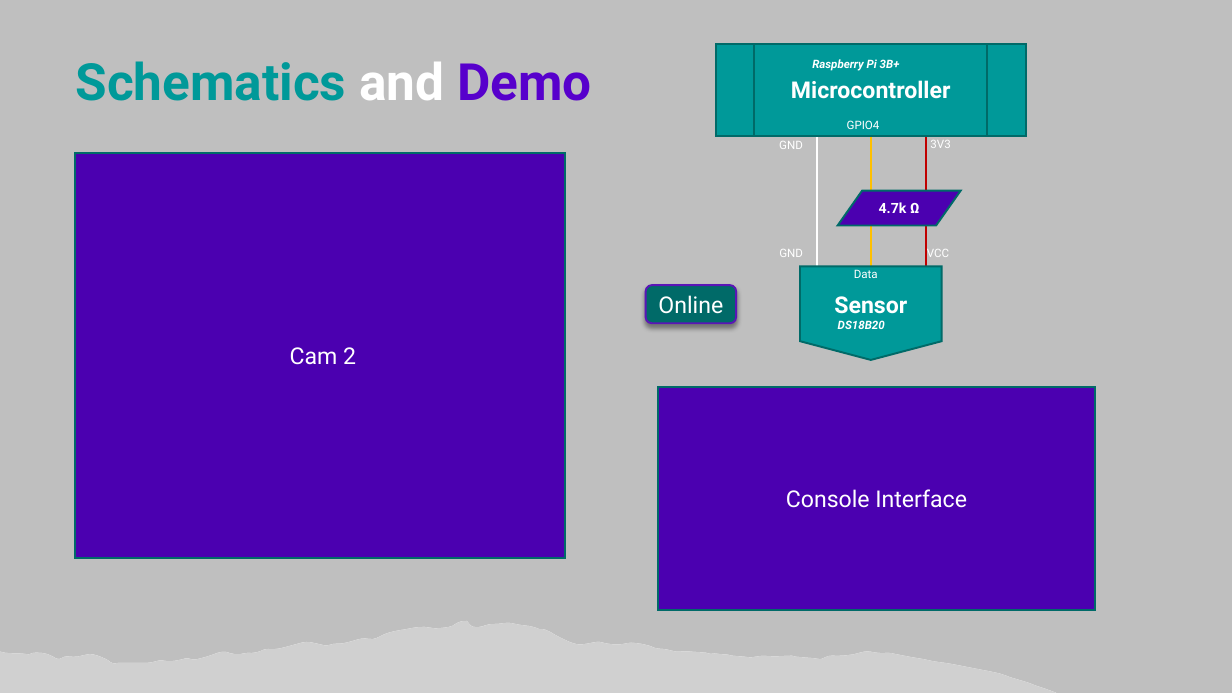
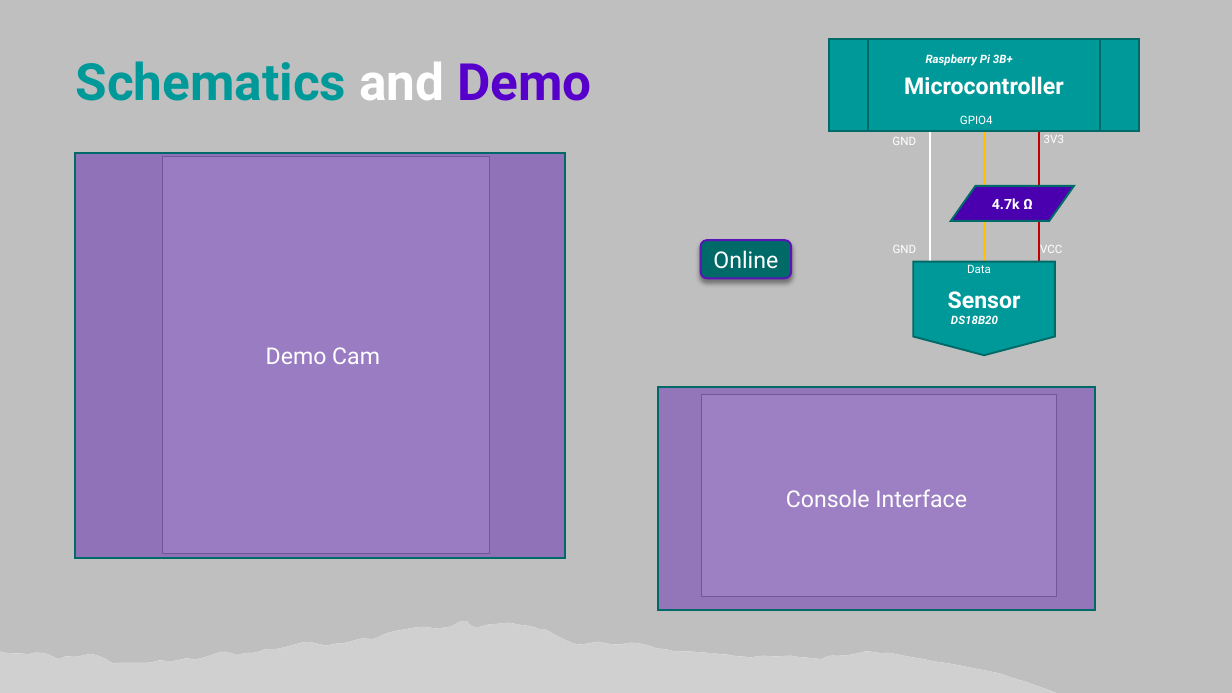
Before and after one commit to SolidMcAwesome/Paxman_Demo, a slide deck: slide 5 of Interview.pptx. Drawn at 1232x693 pixels with LibreOffice and Linux fonts; fonts in the diff are those of the drawing; grey boxes stand for pictures; background and template pictures are left out. Boxes give left, top, right and bottom in pixels: in the first picture for what was removed or moved away, otherwise in the second. Text is boxed around its words. In the diff, an @@ line names an element or a change of style, - is before the commit and + after.

```diff
--- a/Interview.pptx
+++ b/Interview.pptx
@@ 8 texts, 3 lines, 1 flow chart input output, 1 flow chart offpage connector, 1 flow chart predefined process: place and size @@
-8 texts, 3 lines, 1 flow chart input output, 1 flow chart offpage connector, 1 flow chart predefined process at (715, 43, 1026, 360)
+8 texts, 3 lines, 1 flow chart input output, 1 flow chart offpage connector, 1 flow chart predefined process at (829, 39, 1140, 355)
@@ rectangle "Demo Cam" at (76, 152, 566, 557): fill #4B00B0 to #4B00B0 at 40% opacity @@
@@ picture added at (163, 156, 490, 554) @@
@@ rounded rectangle "Online": place and size @@
-rounded rectangle "Online" at (646, 286, 737, 323)
+rounded rectangle "Online" at (701, 240, 791, 278)
@@ text in rectangle at (266, 347, 380, 364): text changed @@
-Cam 2
+Demo Cam
@@ rectangle "Console Interface" at (658, 387, 1095, 610): fill #4B00B0 to #4B00B0 at 38% opacity @@
@@ picture added at (701, 395, 1056, 597) @@
```
Also in this commit, not shown: 1 other slide changed, 1 slide added, 1 other file.
